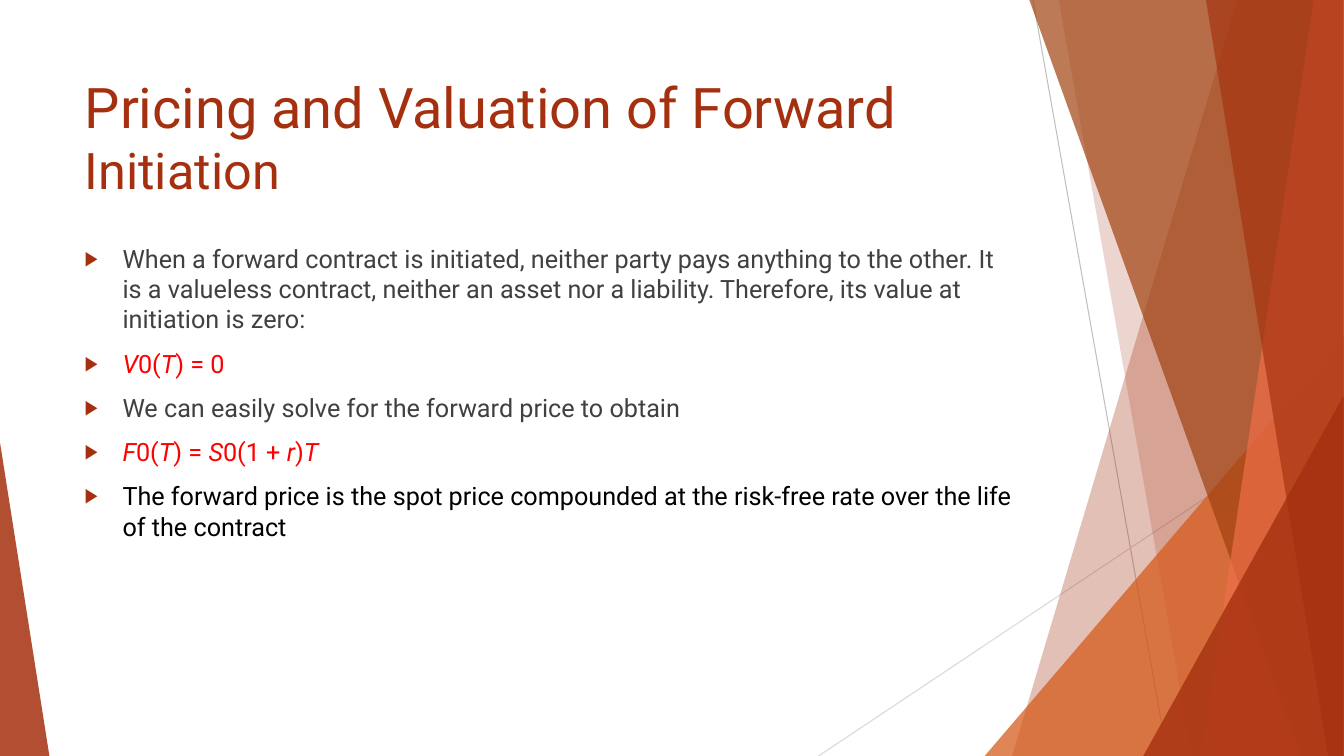
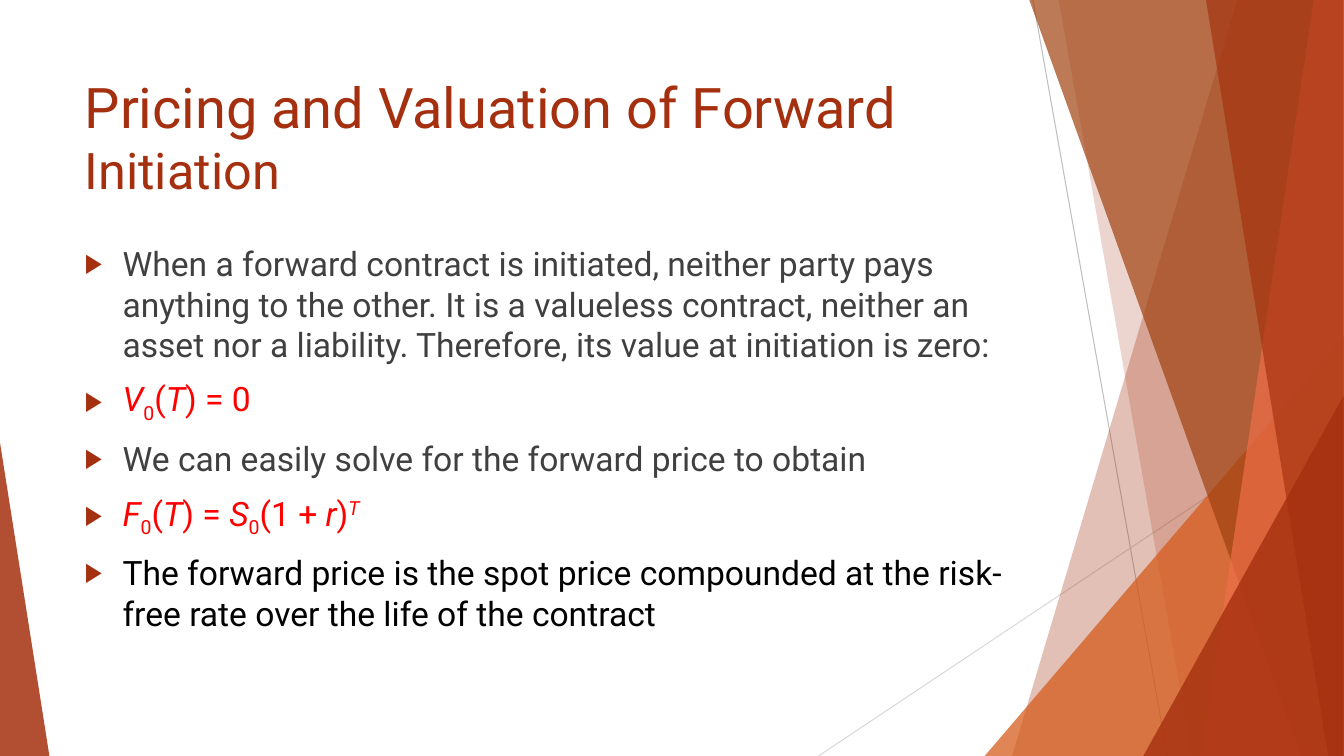
Before and after one commit to Isco0530/data, a slide deck: slide 14 of Reading 46.pptx (slide 15 before the commit). Drawn at 1344x756 pixels with LibreOffice and Linux fonts; fonts in the diff are those of the drawing. Boxes give left, top, right and bottom in pixels: in the first picture for what was removed or moved away, otherwise in the second. Text is boxed around its words. In the diff, an @@ line names an element or a change of style, - is before the commit and + after.

```diff
--- a/Reading 46.pptx
+++ b/Reading 46.pptx
@@ text "When a forward contract is ..." at [123, 250, 1001, 627]: size 18 to 24 pt; now subscript in "V0(T)", "F0(T) S0(1"; now superscript in "r)T" @@
```
Also in this commit, not shown: 3 other slides changed, 4 slides added.
